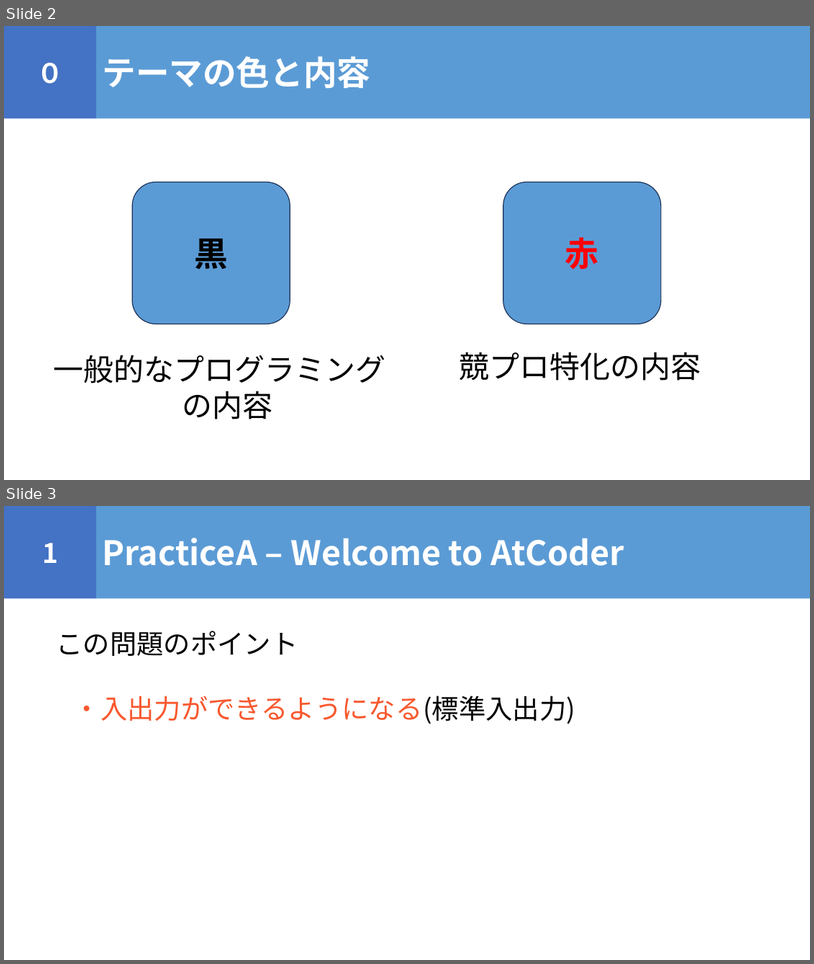
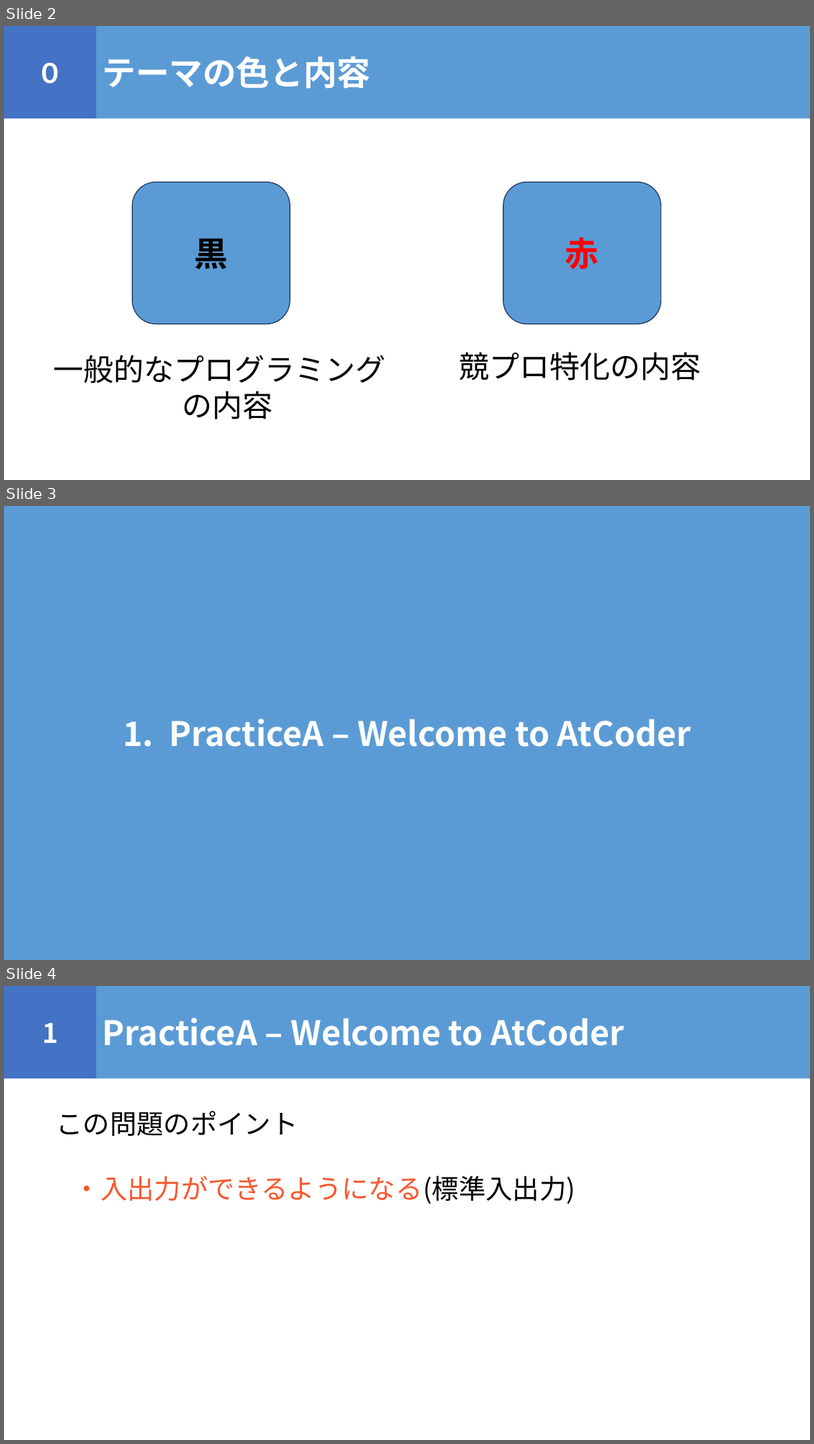
Before and after one commit to igeeeeee/triC_AtCoder_Beginners_Selection, a slide deck: ABS_勉強会.pptx. Shown one above the other, each under a label of ours: slides 2 and 3 before the commit, slides 2, 3 and 4 after it. The pictures are 814x964 and 814x1444 pixels, drawn with LibreOffice and Linux fonts; fonts in the diff are those of the drawing. Boxes give left, top, right and bottom in pixels: in the first picture for what was removed or moved away, otherwise in the second. Text is boxed around its words. In the diff, an @@ line names an element or a change of style, - is before the commit and + after.

```diff
--- a/ABS_勉強会.pptx
+++ b/ABS_勉強会.pptx
@@ slide 3 added at [4, 506, 810, 960], background #5B9BD5 @@
@@ text added at [123, 718, 692, 746], 40 pt, text #FFFFFF, bold @@
+1. PracticeA – Welcome to AtCoder
@@ what was slide 3 is now slide 4 @@
```
Also in this commit, not shown: 7 slides changed, 11 other slides added, 1 slide removed, 1 other file.
